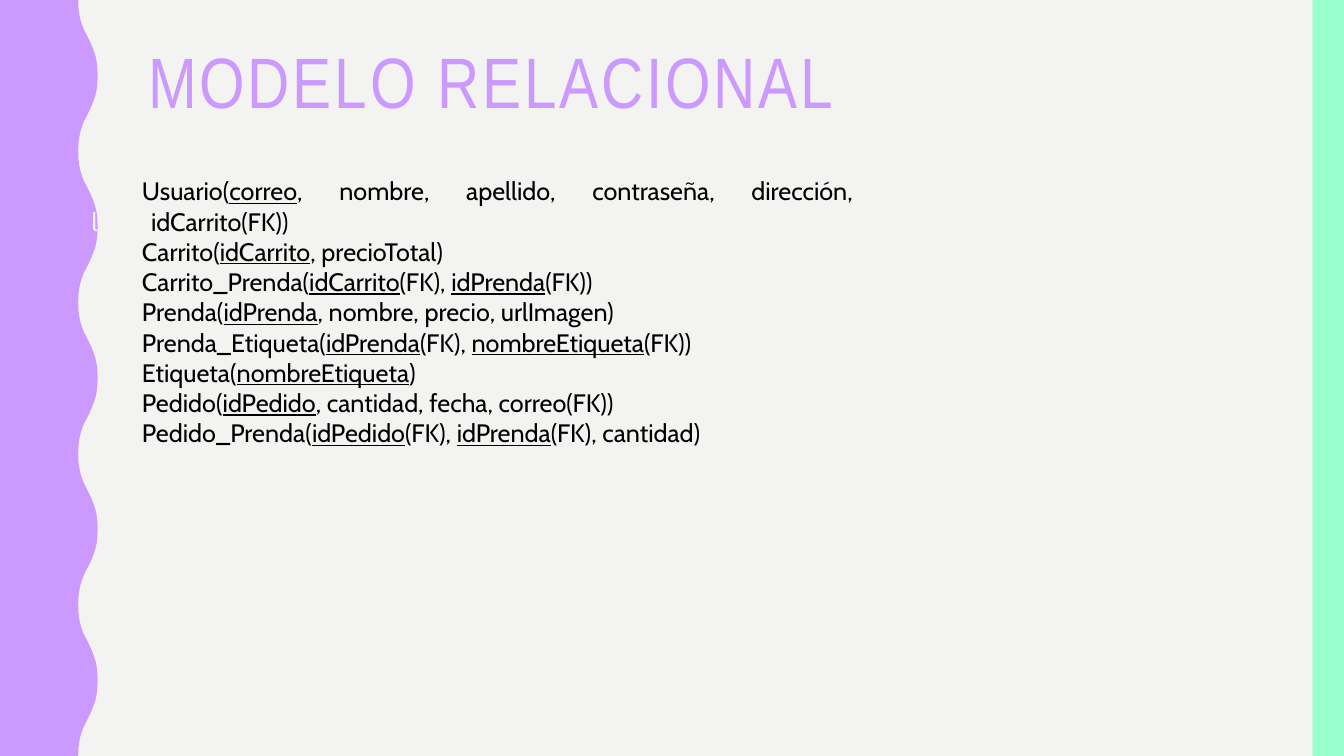
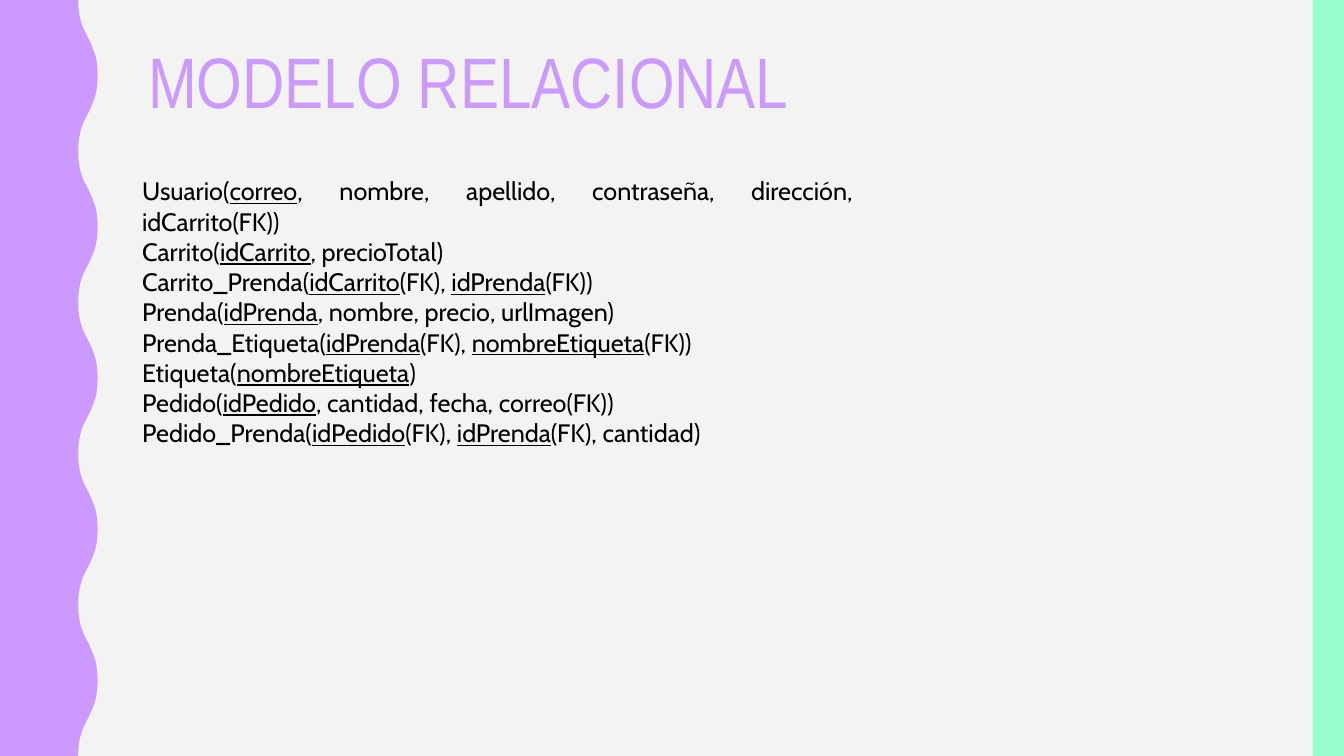
Before and after one commit to Juanito98/Colors, a slide deck: slide 7 of Presentacion.pptx. Drawn at 1344x756 pixels with LibreOffice and Linux fonts; fonts in the diff are those of the drawing. Boxes give left, top, right and bottom in pixels: in the first picture for what was removed or moved away, otherwise in the second. Text is boxed around its words. In the diff, an @@ line names an element or a change of style, - is before the commit and + after.

Commit message:
Updates presentación

```diff
--- a/Presentacion.pptx
+++ b/Presentacion.pptx
@@ title "MODELO RELACIONAL" at [148, 58, 788, 109]: letter spacing 2 to 0 pt @@
@@ text at [142, 181, 714, 235]: text changed @@
-Usuario(correo, nombre, apellido, contraseña, dirección, llllllllllidCarrito(FK))
+Usuario(correo, nombre, apellido, contraseña, dirección, idCarrito(FK))
```
Also in this commit, not shown: 11 other slides changed, 2 slides added, 2 slides removed.
